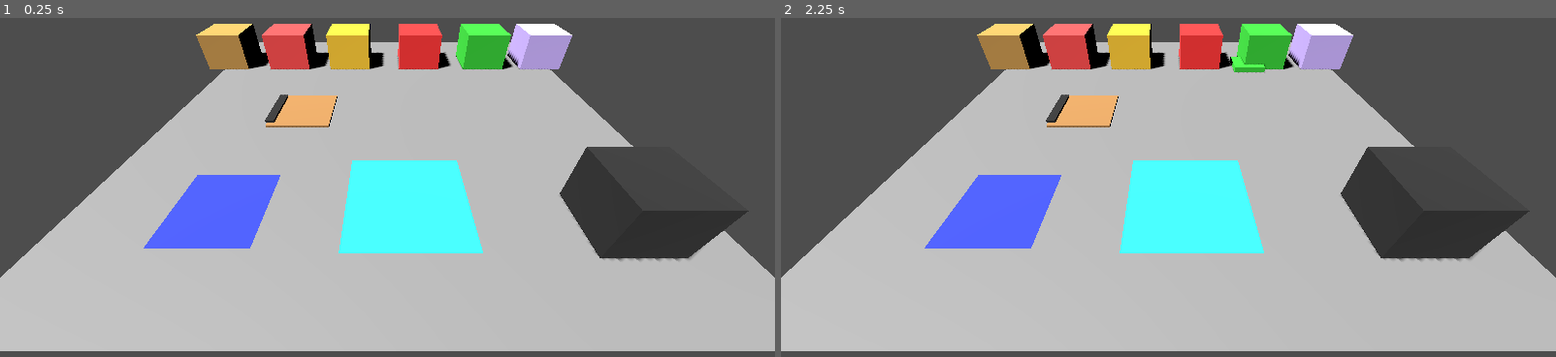
Above: before the commit, frames 1-2 (left to right).
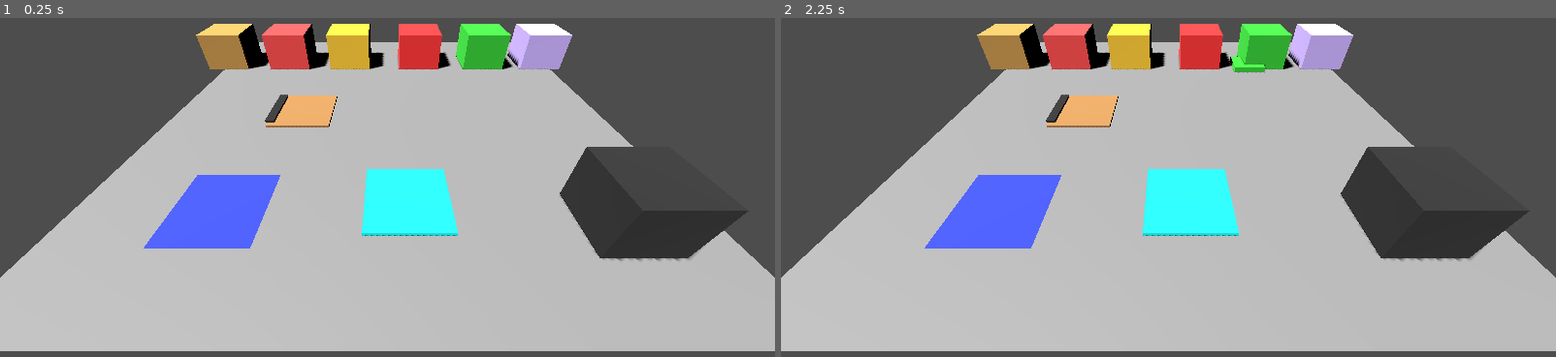
Above: after the commit, the same moments.

Repository: arthur-mdn/Godot-Burger-Maker
Game: Godot game, scene res://Scenes/main.tscn
The game is run twice, just before and just after one commit, with the same random seed, the same clock (stepped at 60 frames per second) and the same inputs.
Inputs (mouse positions are in pixels of both pictures, inside the frame that each line leads up to):
- Up to frame 1 (0.25 s): no input
- Up to frame 2 (2.25 s): tap Enter at 0.5, 2 s; move the mouse to (1339, 140) at 0.52 s; click (1339, 140) at 0.67 s; tap Space at 1.25 s; move the mouse to (1013, 184) at 1.27 s; click (1013, 184) at 1.42 s; move the mouse to (1246, 65) at 2.02 s; click (1246, 65) at 2.17 s

The runs differ from the first frame. In frame 1, 2.3% of the frame differs, in the area x 43-63%, y 42-70%; in frame 2, 2.3%.

Commit message:
Add CookingStation indicators

Diff:
--- a/Scenes/CookingStation.tscn
+++ b/Scenes/CookingStation.tscn
@@ -2,24 +2,43 @@
 
 [ext_resource type="Script" uid="uid://cwi70u8pt4ybt" path="res://Scripts/cooking_station.gd" id="1_e3c22"]
 
-[sub_resource type="StandardMaterial3D" id="StandardMaterial3D_yt4nv"]
-albedo_color = Color(0.18431373, 1, 1, 1)
+[sub_resource type="StandardMaterial3D" id="StandardMaterial3D_e3c22"]
+albedo_color = Color(0.08627451, 1, 1, 1)
 
-[sub_resource type="PlaneMesh" id="PlaneMesh_js4rr"]
-material = SubResource("StandardMaterial3D_yt4nv")
+[sub_resource type="BoxMesh" id="BoxMesh_e3c22"]
+material = SubResource("StandardMaterial3D_e3c22")
+size = Vector3(1.4, 0.08, 1.4)
 
 [sub_resource type="BoxShape3D" id="BoxShape3D_2vt2k"]
 size = Vector3(1.4, 0.08, 1.4)
+
+[sub_resource type="BoxMesh" id="BoxMesh_yt4nv"]
+size = Vector3(1.2, 0.05, 0.2)
+
+[sub_resource type="StandardMaterial3D" id="StandardMaterial3D_js4rr"]
+albedo_color = Color(0.15, 0.15, 0.15, 1)
+
+[sub_resource type="BoxMesh" id="BoxMesh_2vt2k"]
+size = Vector3(1.2, 0.06, 0.16)
 
 [node name="CookingStation" type="Node3D" unique_id=342943021]
 script = ExtResource("1_e3c22")
 
 [node name="MeshInstance3D" type="MeshInstance3D" parent="." unique_id=1246449340]
 transform = Transform3D(1, 0, 0, 0, 1, 0, 0, 0, 1, 0, 0.01, 0)
-mesh = SubResource("PlaneMesh_js4rr")
+mesh = SubResource("BoxMesh_e3c22")
 
 [node name="StaticBody3D" type="StaticBody3D" parent="." unique_id=769331985]
 transform = Transform3D(1, 0, 0, 0, 1, 0, 0, 0, 1, 0, 0.04, 0)
 
 [node name="CollisionShape3D" type="CollisionShape3D" parent="StaticBody3D" unique_id=1530679936]
 shape = SubResource("BoxShape3D_2vt2k")
+
+[node name="ProgressBg" type="MeshInstance3D" parent="." unique_id=1249988879]
+transform = Transform3D(1, 0, 0, 0, 1, 0, 0, 0, 1, 0, 0.1, 0.62)
+mesh = SubResource("BoxMesh_yt4nv")
+surface_material_override/0 = SubResource("StandardMaterial3D_js4rr")
+
+[node name="ProgressMesh" type="MeshInstance3D" parent="." unique_id=908838274]
+transform = Transform3D(0.01, 0, 0, 0, 1, 0, 0, 0, 1, -0.595, 0.11, 0.62)
+mesh = SubResource("BoxMesh_2vt2k")
--- a/Scripts/cooking_station.gd
+++ b/Scripts/cooking_station.gd
@@ -1,72 +1,114 @@
 extends Node3D
 
+@onready var progress_bg   = $ProgressBg
+@onready var progress_mesh = $ProgressMesh
+
+const COOK_TIME        := 5.0
+const BURN_TIME        := 3.0
+const RECOOK_BURN_TIME := 3.0
+const HALF_WIDTH       := 0.6   # demi-largeur du mesh (BoxMesh size.x = 1.2)
+
 var current_item = null
+var _phase        := ""
+var _timer        := 0.0
+var _phase_duration := 0.0
+
+func _ready():
+	progress_bg.visible   = false
+	progress_mesh.visible = false
+
+func _process(delta: float):
+	if _phase == "" or not is_instance_valid(current_item):
+		return
+
+	_timer += delta
+	var ratio: float = clamp(_timer / _phase_duration, 0.0, 1.0)
+	_update_progress_bar(ratio)
+
+	if _timer < _phase_duration:
+		return
+
+	match _phase:
+		"cooking":
+			current_item.cook_state        = current_item.CookState.COOKED
+			current_item.visual_cook_state = current_item.CookState.COOKED
+			current_item.rebuild_visual()
+			_start_phase("burning", BURN_TIME)
+
+		"burning":
+			current_item.cook_state        = current_item.CookState.BURNT
+			current_item.visual_cook_state = current_item.CookState.BURNT
+			current_item.rebuild_visual()
+			_stop_bar()
+
+# ── Barre ─────────────────────────────────────────────────────────────────────
+
+func _update_progress_bar(pct: float):
+	if not is_instance_valid(progress_mesh):
+		return
+	var p: float = maxf(pct, 0.01)
+	progress_mesh.scale.x    = p
+	progress_mesh.position.x = -HALF_WIDTH + HALF_WIDTH * p
+
+	var mat := StandardMaterial3D.new()
+	mat.shading_mode = BaseMaterial3D.SHADING_MODE_UNSHADED
+	if _phase == "cooking":
+		mat.albedo_color = Color(0.1, 0.85, 0.1)
+	else:
+		mat.albedo_color = Color(0.9, 0.15 * (1.0 - pct), 0.0)
+	progress_mesh.material_override = mat
+
+func _start_phase(phase: String, duration: float):
+	_phase          = phase
+	_timer          = 0.0
+	_phase_duration = duration
+	progress_bg.visible   = true
+	progress_mesh.visible = true
+	_update_progress_bar(0.0)
+
+func _stop_bar():
+	_phase = ""
+	progress_bg.visible   = false
+	progress_mesh.visible = false
+
+# ── Slot interface ────────────────────────────────────────────────────────────
 
 func place_item(item) -> bool:
 	if current_item != null:
 		return false
-
 	if item.type != item.ItemType.STEAK:
 		print("PAS UN STEAK")
 		return false
 
-	current_item = item
-	item.current_slot = self
-	item.global_position = global_position + Vector3(0, 0.1, 0)
-	start_cooking(item)
+	current_item           = item
+	item.current_slot      = self
+	item.global_position   = global_position + Vector3(0, 0.1, 0)
+	item.cooking_id       += 1
+	_begin_cooking(item)
 	return true
 
-func start_cooking(item):
+func _begin_cooking(item):
 	if item.cook_state == item.CookState.BURNT:
 		return
 
-	item.cooking_id += 1
-	var id = item.cooking_id
-
 	if item.cook_state == item.CookState.COOKED:
-		item.cook_state = item.CookState.COOKING
+		item.cook_state        = item.CookState.COOKING
 		item.visual_cook_state = item.CookState.COOKED
 		item.rebuild_visual()
-		print("RECOOKING...")
-
-		await get_tree().create_timer(3).timeout
-
-		if not is_instance_valid(item) or id != item.cooking_id or item.current_slot != self:
-			return
-		item.cook_state = item.CookState.BURNT
-		item.visual_cook_state = item.CookState.BURNT
+		_start_phase("burning", RECOOK_BURN_TIME)
+	else:
+		item.cook_state        = item.CookState.COOKING
+		item.visual_cook_state = item.CookState.COOKING
 		item.rebuild_visual()
-		print("BRULÉ")
-		return
-
-	item.cook_state = item.CookState.COOKING
-	item.visual_cook_state = item.CookState.COOKING
-	item.rebuild_visual()
-	print("COOKING...")
-
-	await get_tree().create_timer(5).timeout
-
-	if not is_instance_valid(item) or id != item.cooking_id or item.current_slot != self:
-		return
-	item.cook_state = item.CookState.COOKED
-	item.visual_cook_state = item.CookState.COOKED
-	item.rebuild_visual()
-	print("CUIT ✅")
-
-	await get_tree().create_timer(3).timeout
-
-	if not is_instance_valid(item) or id != item.cooking_id or item.current_slot != self:
-		return
-	item.cook_state = item.CookState.BURNT
-	item.visual_cook_state = item.CookState.BURNT
-	item.rebuild_visual()
-	print("BRULÉ 🔥")
+		_start_phase("cooking", COOK_TIME)
 
 func remove_item():
+	_stop_bar()
+
 	if current_item:
 		current_item.cooking_id += 1
 		if current_item.cook_state == current_item.CookState.COOKING:
-			current_item.cook_state = current_item.CookState.RAW
+			current_item.cook_state        = current_item.CookState.RAW
 			current_item.visual_cook_state = current_item.CookState.RAW
 			current_item.rebuild_visual()
 
--- a/Scripts/cutting_board.gd
+++ b/Scripts/cutting_board.gd
@@ -50,7 +50,7 @@
 	progress_mesh.scale.x = p
 	progress_mesh.position.x = -half_width + half_width * p
 	var mat = StandardMaterial3D.new()
-	mat.albedo_color = Color(1.0 - pct, pct, 0.0)
+	mat.albedo_color = Color(0.1, 0.85, 0.1)
 	progress_mesh.material_override = mat
 
 func remove_item():
Not shown, changed: .gitignore
